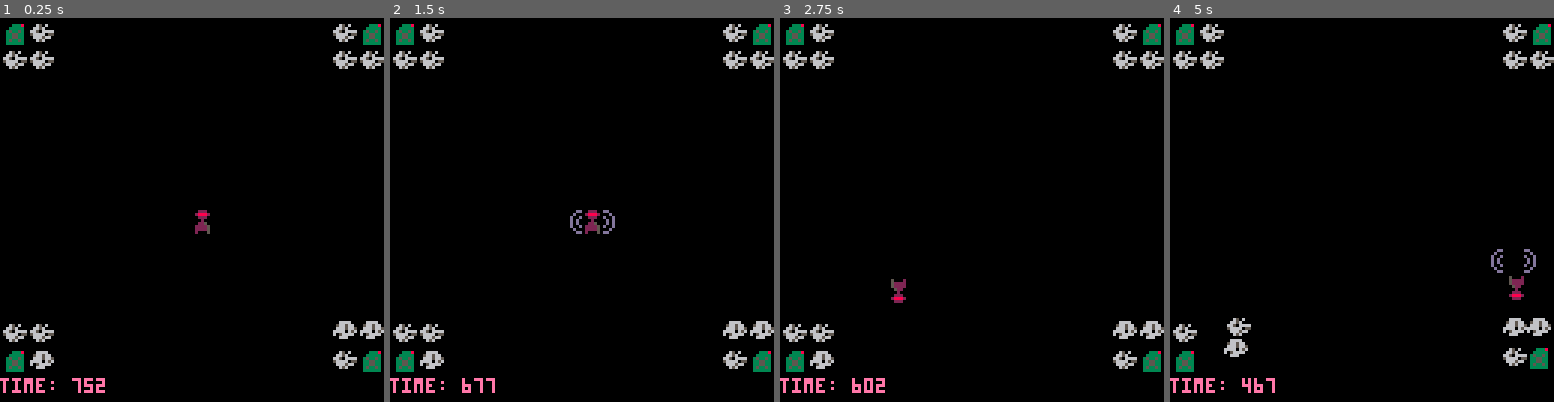
Above: before the commit, frames 1-4 (left to right).
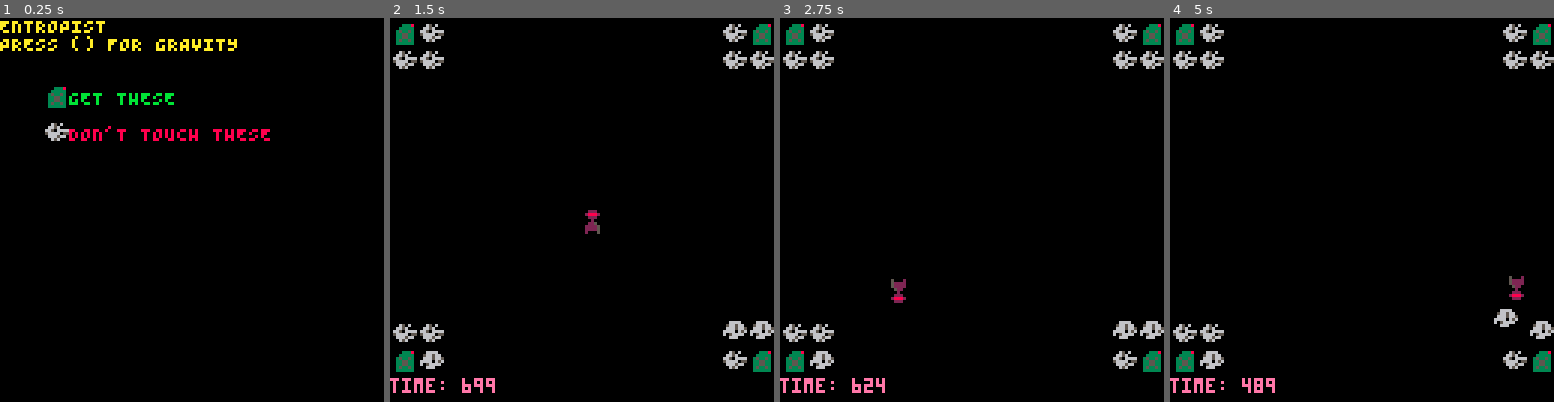
Above: after the commit, the same moments.

Repository: kitasuna/pico8-ttuor
Game: PICO-8 cartridge main.p8
The game is run twice, just before and just after one commit, with the same random seed, the same clock (stepped at 60 frames per second) and the same inputs.
Inputs:
- Up to frame 1 (0.25 s): no input
- Up to frame 2 (1.5 s): tap O (Z key) at 0.33, 0.7, 1.43 s; tap X (X key) at 1.07 s
- Up to frame 3 (2.75 s): hold Left 1.97-2.37 s; tap X (X key) at 2.07, 2.4, 2.73 s; tap O (Z key) at 2.22 s; hold Down from 2.42 s (still down)
- Up to frame 4 (5 s): release Down at 2.82 s; hold Right 2.87-3.53 s; tap X (X key) every 0.33 s from 3.07 to 4.73 s; tap O (Z key) at 3.1, 3.98, 4.87 s; hold Up 3.58-4.08 s; hold Right 4.13-4.53 s; hold Down from 4.58 s (still down)

The runs differ from the first frame. In frame 1, 6.2% of the frame differs, in the area x 0-100%, y 0-98%; in frame 2, 0.2%; in frame 3, less than 0.1%; in frame 4, 1.9%.

Commit message:
Add title screen / refactor GM

Diff:
--- a/main.p8
+++ b/main.p8
@@ -103,71 +103,7 @@
 end
 
 function _update60()
-  if btn(BTN_U) then
-    qm.ae("BUTTON", { button = "UP" })
-  end
-
-  if btn(BTN_D) then
-    qm.ae("BUTTON", { button = "DOWN" })
-  end
-
-  if btn(BTN_L) then
-    qm.ae("BUTTON", { button = "LEFT" })
-  end
-
-  if btn(BTN_R) then
-    qm.ae("BUTTON", { button = "RIGHT" })
-  end
-
-  if btnp(BTN_O) then
-    qm.ae("BUTTON", { button = "O", pos_x = player.pos_x, pos_y = player.pos_y })
-  end
-
-  -- See if there's some active gravity
-  if gravity.active and not gravity.cooldown then
-    qm.ae("GRAVITY", { pos_x = gravity.pos_x, pos_y = gravity.pos_y })
-  end
-
-  -- Check collision with fuel
-  -- foreach(fuel_man.fuels, function(fuel)
-  for k,fuel in pairs(fuel_man.fuels) do
-    -- Update pos first
-    fuel.update()
-    if (collides(player, fuel)) then
-      qm.ae("FUEL_COLLISION", fuel)
-    end
-  end
-
-  for k,obs in pairs(obs_man.obstacles) do
-    -- Update pos first
-    obs.update()
-
-    if (collides(player, obs)) then
-      qm.ae("OBS_COLLISION", { player=player, obstacle=obs})
-    end
-  end
-
-  for k,timer in pairs(timers) do
-    if timer.ttl > 0 then
-      timer.ttl -= 1
-      timer.f()
-    else
-      timer.cleanup()
-      timers[k] = nil
-    end
-  end
-
-  frame_counter += 1
-  if frame_counter >= 1200 then
-    frame_counter = 0
-  end
-
-  if level.time > 0 then
-    level.time -= 1
-  end
-
-  -- Process queue
-  qm.proc()
+  gm.update()
 end
 
 -- Sprite -> Sprite -> Bool
@@ -186,24 +122,7 @@
 end
 
 function _draw()
-  cls()
-  print("time: "..level.time, 0, 120, 14)
-
-  if player.invincible == false or (frame_counter % 4 == 1) then
-    spr(player.num, player.pos_x, player.pos_y, 1.0, 1.0, player.flip_x, player.flip_y)
-  end
-
-  foreach(fuel_man.fuels, function(fuel)
-    spr(fuel.num, fuel.pos_x, fuel.pos_y)
-  end)
-
-  foreach(obs_man.obstacles, function(obs)
-    spr(obs.num, obs.pos_x, obs.pos_y)
-  end)
-
-  foreach(gravity.sprites, function(grav)
-    spr(grav.num, grav.pos_x, grav.pos_y, 1.0, 1.0, grav.flip_x, grav.flip_y)
-  end)
+  gm.draw()
 end
 __gfx__
 00000000002220000000000000000000000000000000000000000000000000000000000000000000000000000000000000000000000000000000000000000000
--- a/mngr.lua
+++ b/mngr.lua
@@ -1,7 +1,129 @@
 function new_manager()
   local manager = {
-    score = 0
+    score = 0,
+    draw = function() end,
+    update = function() end,
+    title = {},
+    game = {}
   }
+
+  title = {}
+
+  title.draw = function()
+    cls()
+    print("ENTROPIST", 0, 0, CLR_YLW)
+    print("PRESS () FOR GRAVITY", 0, 6, CLR_YLW)
+    print("GET THESE", 23, 24, CLR_GRN)
+    print("DON'T TOUCH THESE", 23, 36, CLR_RED)
+    spr(3, 15, 22)
+    spr(32, 15, 34)
+  end
+
+  title.update = function()
+    if btn(BTN_X) or btn(BTN_O) then
+      manager.update = game.update
+      manager.draw = game.draw
+    end
+  end
+
+  manager.title = title
+
+  game = {}
+
+  game.draw = function()
+    cls()
+    print("time: "..level.time, 0, 120, 14)
+
+    if player.invincible == false or (frame_counter % 4 == 1) then
+      spr(player.num, player.pos_x, player.pos_y, 1.0, 1.0, player.flip_x, player.flip_y)
+    end
+
+    foreach(fuel_man.fuels, function(fuel)
+      spr(fuel.num, fuel.pos_x, fuel.pos_y)
+    end)
+
+    foreach(obs_man.obstacles, function(obs)
+      spr(obs.num, obs.pos_x, obs.pos_y)
+    end)
+
+    foreach(gravity.sprites, function(grav)
+      spr(grav.num, grav.pos_x, grav.pos_y, 1.0, 1.0, grav.flip_x, grav.flip_y)
+    end)
+  end
+
+  game.update = function()
+
+    if btn(BTN_U) then
+      qm.ae("BUTTON", { button = "UP" })
+    end
+
+    if btn(BTN_D) then
+      qm.ae("BUTTON", { button = "DOWN" })
+    end
+
+    if btn(BTN_L) then
+      qm.ae("BUTTON", { button = "LEFT" })
+    end
+
+    if btn(BTN_R) then
+      qm.ae("BUTTON", { button = "RIGHT" })
+    end
+
+    if btnp(BTN_O) then
+      qm.ae("BUTTON", { button = "O", pos_x = player.pos_x, pos_y = player.pos_y })
+    end
+
+    -- See if there's some active gravity
+    if gravity.active and not gravity.cooldown then
+      qm.ae("GRAVITY", { pos_x = gravity.pos_x, pos_y = gravity.pos_y })
+    end
+
+    -- Check collision with fuel
+    -- foreach(fuel_man.fuels, function(fuel)
+    for k,fuel in pairs(fuel_man.fuels) do
+      -- Update pos first
+      fuel.update()
+      if (collides(player, fuel)) then
+        qm.ae("FUEL_COLLISION", fuel)
+      end
+    end
+
+    for k,obs in pairs(obs_man.obstacles) do
+      -- Update pos first
+      obs.update()
+
+      if (collides(player, obs)) then
+        qm.ae("OBS_COLLISION", { player=player, obstacle=obs})
+      end
+    end
+
+    for k,timer in pairs(timers) do
+      if timer.ttl > 0 then
+        timer.ttl -= 1
+        timer.f()
+      else
+        timer.cleanup()
+        timers[k] = nil
+      end
+    end
+
+    frame_counter += 1
+    if frame_counter >= 1200 then
+      frame_counter = 0
+    end
+
+    if level.time > 0 then
+      level.time -= 1
+    end
+
+    -- Process queue
+    qm.proc()
+  end
+
+  manager.game = game
+
+  manager.draw = title.draw
+  manager.update = title.update
 
   manager.handle_fuel_collision = function(event_name, event_payload)
     manager.score += 1
